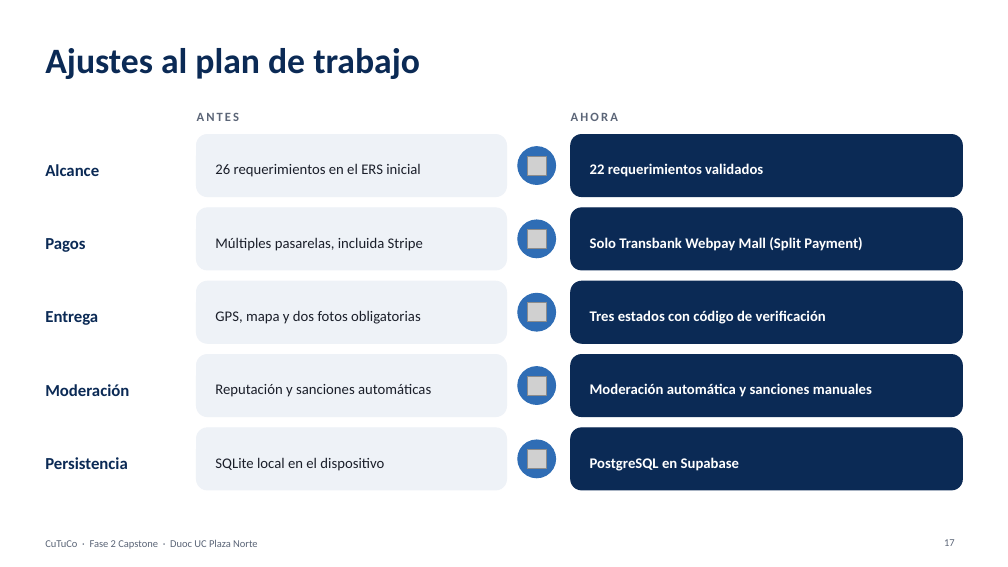
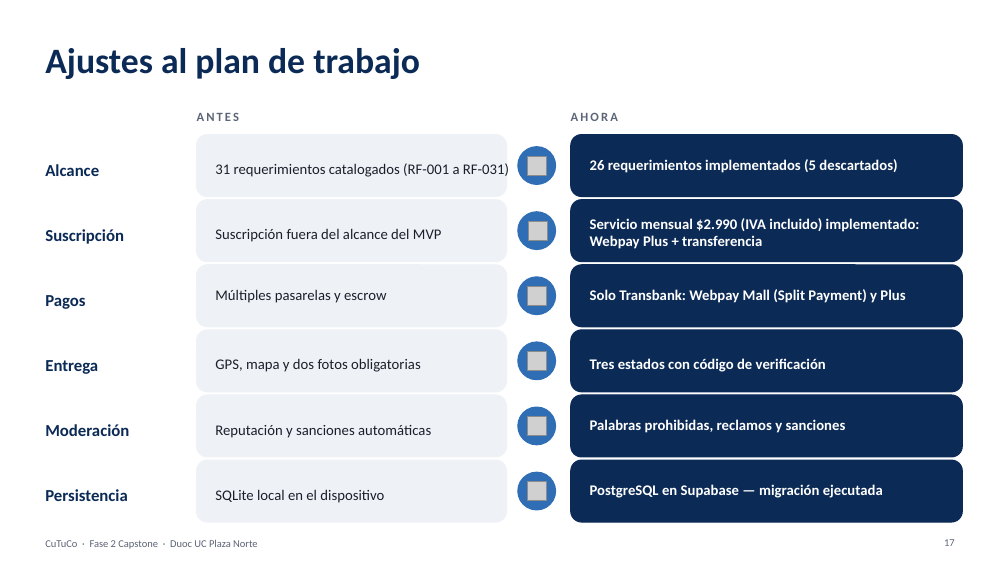
Before and after one commit to VichRo2005/cultiva_tu_compra, a slide deck: slide 17 of Fase 2/Evidencias Proyecto/Presentación Proyecto/CuTuCo Fase2.pptx. Drawn at 1008x567 pixels with LibreOffice and Linux fonts; fonts in the diff are those of the drawing; grey boxes stand for pictures; background and template pictures are left out. Boxes give left, top, right and bottom in pixels: in the first picture for what was removed or moved away, otherwise in the second. Text is boxed around its words. In the diff, an @@ line names an element or a change of style, - is before the commit and + after.

```diff
--- a/Fase 2/Evidencias Proyecto/Presentación Proyecto/CuTuCo Fase2.pptx
+++ b/Fase 2/Evidencias Proyecto/Presentación Proyecto/CuTuCo Fase2.pptx
@@ text at box(215, 163, 509, 177): text changed @@
-26 requerimientos en el ERS inicial
+31 requerimientos catalogados (RF-001 a RF-031)
@@ text at box(590, 159, 897, 173): text changed @@
-22 requerimientos validados
+26 requerimientos implementados (5 descartados)
@@ rounded rectangle added at box(197, 200, 507, 262), fill #EEF2F7, outline #EEF2F7 1 pt @@
@@ rounded rectangle added at box(571, 200, 963, 262), fill #0B2A55, outline #0B2A55 1 pt @@
@@ text added at box(45, 229, 124, 244), 16 pt, text #0B2A55, bold @@
+Suscripción
@@ text added at box(215, 228, 442, 242), 14 pt, text #1B1F2A @@
+Suscripción fuera del alcance del MVP
@@ ellipse added at box(518, 212, 556, 250), fill #2F6DB5, outline #2F6DB5 1 pt @@
@@ picture added at box(527, 222, 546, 240) @@
@@ picture added at box(529, 222, 547, 240) @@
@@ text added at box(590, 218, 920, 249), 14 pt, text #FFFFFF, bold @@
+Servicio mensual $2.990 (IVA incluido) implementado: Webpay Plus + transferencia
@@ 2 rounded rectangles, 1 text, 1 ellipse: place and size @@
-2 rounded rectangles, 1 text, 1 ellipse at box(45, 208, 963, 270)
+2 rounded rectangles, 1 text, 1 ellipse at box(45, 265, 963, 327)
@@ text at box(215, 289, 386, 303): text changed @@
-Múltiples pasarelas, incluida Stripe
+Múltiples pasarelas y escrow
@@ picture: place and size @@
-picture at box(527, 229, 546, 248)
+picture at box(527, 287, 546, 306)
@@ text at box(590, 289, 905, 303): text changed @@
-Solo Transbank Webpay Mall (Split Payment)
+Solo Transbank: Webpay Mall (Split Payment) y Plus
@@ 3 texts, 2 rounded rectangles, 1 picture, 1 ellipse: place and size @@
-3 texts, 2 rounded rectangles, 1 picture, 1 ellipse at box(45, 281, 963, 343)
+3 texts, 2 rounded rectangles, 1 picture, 1 ellipse at box(45, 330, 963, 392)
@@ 2 texts, 2 rounded rectangles, 1 picture, 1 ellipse: place and size @@
-2 texts, 2 rounded rectangles, 1 picture, 1 ellipse at box(45, 355, 963, 417)
+2 texts, 2 rounded rectangles, 1 picture, 1 ellipse at box(45, 395, 963, 457)
@@ text at box(590, 419, 846, 433): text changed @@
-Moderación automática y sanciones manuales
+Palabras prohibidas, reclamos y sanciones
@@ 2 rounded rectangles, 1 picture, 1 ellipse: place and size @@
-2 rounded rectangles, 1 picture, 1 ellipse at box(197, 428, 963, 490)
+2 rounded rectangles, 1 picture, 1 ellipse at box(197, 461, 963, 523)
@@ text "Persistencia": place and size @@
-text "Persistencia" at box(45, 457, 127, 469)
+text "Persistencia" at box(45, 489, 127, 501)
@@ text "SQLite local en el dispositivo": place and size @@
-text "SQLite local en el dispositivo" at box(215, 457, 384, 471)
+text "SQLite local en el dispositivo" at box(215, 489, 384, 503)
@@ text at box(590, 484, 883, 498): text changed @@
-PostgreSQL en Supabase
+PostgreSQL en Supabase — migración ejecutada
```
Also in this commit, not shown: 17 other slides changed, 12 other files.
